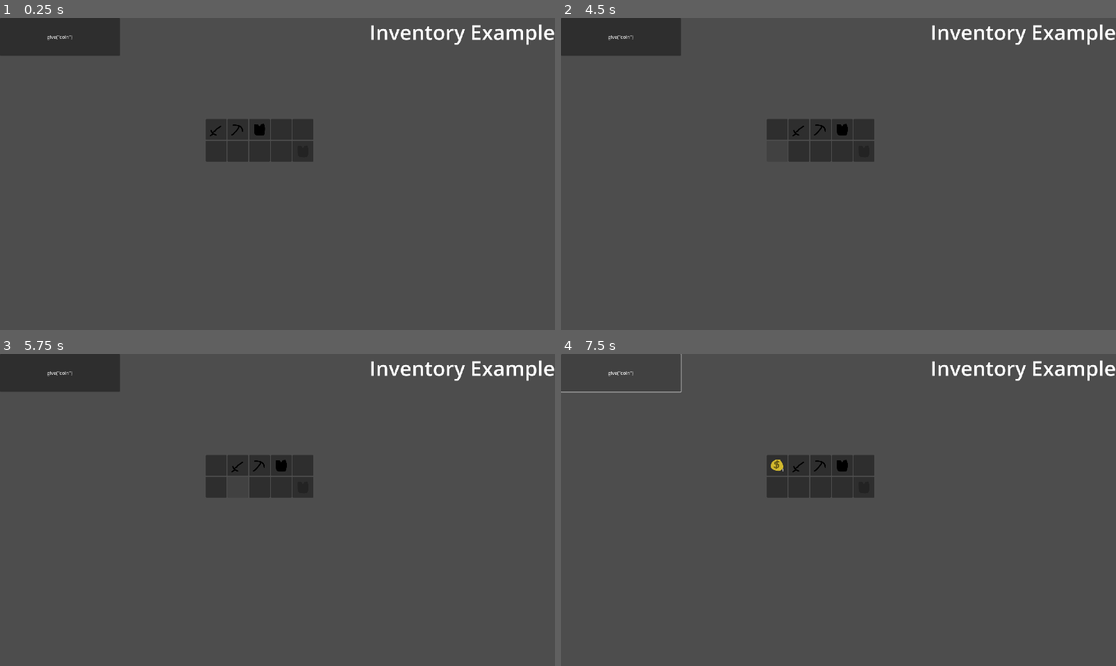
Above: before the commit, frames 1-4 (two rows, left to right).
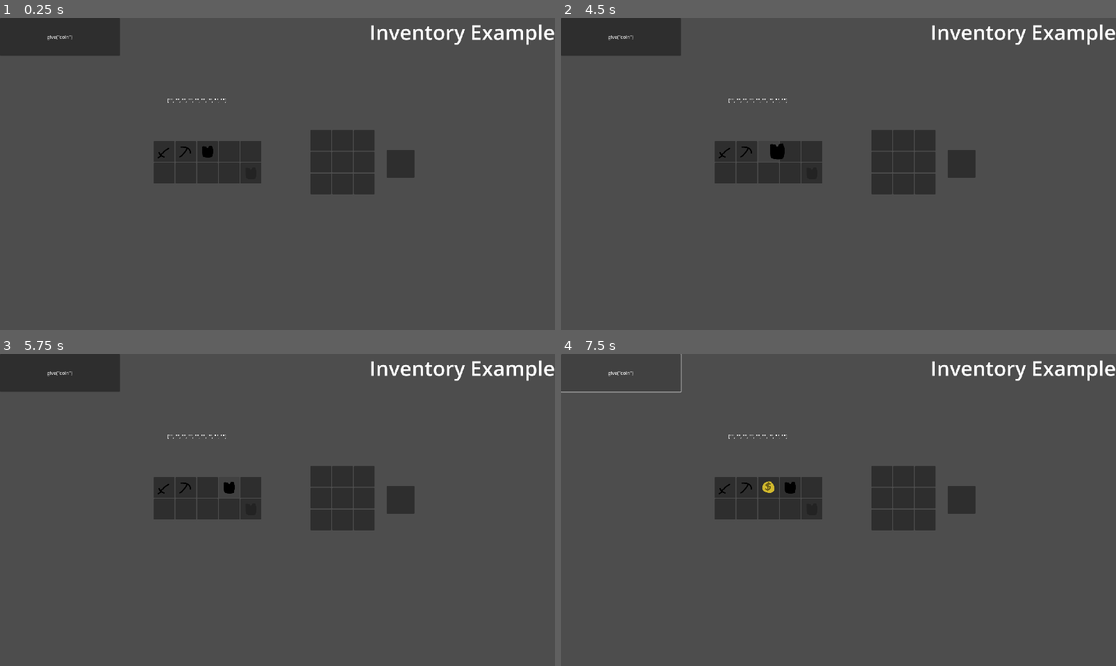
Above: after the commit, the same moments.

Repository: hajstersztyk/Inventory-Example
Game: Godot game, scene res://Test3/inventory.tscn
Two runs of this game, one before a commit and one after it. Both use one fixed random seed, a clock stepped at 60 frames per second and the inputs below.
Inputs (mouse positions are in pixels of both pictures, inside the frame that each line leads up to):
- Up to frame 1 (0.25 s): no input
- Up to frame 2 (4.5 s): click (777, 130) at 0.52 s; click (799, 130) at 1.27 s; click (821, 130) at 2.02 s; click (844, 130) at 2.77 s; click (866, 130) at 3.52 s; click (777, 152) at 4.27 s
- Up to frame 3 (5.75 s): click (238, 488) at 5.02 s
- Up to frame 4 (7.5 s): click (821, 488) at 5.77 s; click (844, 488) at 6.52 s; click "give('coin')" at 7.25 s

The runs differ from the first frame. In frame 1, 6.3% of the frame differs, in the area x 27-75%, y 25-57%; in frame 2, 6.3%; in frame 3, 6.3%; in frame 4, 6.4%.

Commit message:
Add files via upload

Diff:
--- /dev/null
+++ b/InventoryExample/Test3/crafting.gd
@@ -0,0 +1,29 @@
+extends Control
+
+@onready var slots: GridContainer = $CraftingSlots
+@onready var output: Button = $Output
+
+@export var curr_recipe: Array[String]
+
+func _ready() -> void:
+	for i in slots.get_child_count():
+		slots.get_child(i).craft_index = i
+
+func update_recipe(index: int, id: String):
+	curr_recipe[index] = id
+	check()
+	if output:
+		output.update()
+
+func check():
+	for i in List.item:
+		if List.item[i].recipe:
+			if List.item[i].recipe == curr_recipe:
+				output.data = List.item[i]
+				break
+			elif output:
+				output.data = null
+				output.update()
+
+func _physics_process(delta: float) -> void:
+	$Label.text = str(curr_recipe)
--- a/InventoryExample/Test3/inventory.tscn
+++ b/InventoryExample/Test3/inventory.tscn
@@ -1,7 +1,8 @@
-[gd_scene load_steps=4 format=3 uid="uid://fwa2hscibahr"]
+[gd_scene load_steps=5 format=3 uid="uid://fwa2hscibahr"]
 
 [ext_resource type="PackedScene" uid="uid://n6o0yb58tbnx" path="res://Test3/slot.tscn" id="1_3i2wc"]
 [ext_resource type="Script" path="res://Test3/inventory.gd" id="1_imj5t"]
+[ext_resource type="Script" path="res://Test3/crafting.gd" id="3_ug3s1"]
 [ext_resource type="Script" path="res://Test3/mouse_item.gd" id="3_vgexd"]
 
 [node name="Inventory" type="Control"]
@@ -21,10 +22,10 @@
 anchor_top = 0.5
 anchor_right = 0.5
 anchor_bottom = 0.5
-offset_left = -248.0
-offset_top = -190.0
-offset_right = 248.0
-offset_bottom = 6.0
+offset_left = -428.0
+offset_top = -114.0
+offset_right = 68.0
+offset_bottom = 82.0
 grow_horizontal = 2
 grow_vertical = 2
 scale = Vector2(0.75, 0.75)
@@ -71,7 +72,116 @@
 mouse_item = NodePath("../../MouseItem")
 armor = true
 
+[node name="Button" type="Button" parent="."]
+layout_mode = 0
+offset_right = 415.0
+offset_bottom = 131.0
+text = "give(\"coin\")"
+
+[node name="Label" type="Label" parent="."]
+layout_mode = 1
+anchors_preset = 1
+anchor_left = 1.0
+anchor_right = 1.0
+offset_left = -145.0
+offset_bottom = 23.0
+grow_horizontal = 0
+theme_override_font_sizes/font_size = 71
+text = "Inventory Example"
+horizontal_alignment = 2
+
+[node name="Crafting" type="Control" parent="."]
+unique_name_in_owner = true
+layout_mode = 1
+anchors_preset = 15
+anchor_right = 1.0
+anchor_bottom = 1.0
+grow_horizontal = 2
+grow_vertical = 2
+mouse_filter = 2
+script = ExtResource("3_ug3s1")
+curr_recipe = Array[String](["", "", "", "", "", "", "", "", ""])
+
+[node name="CraftingSlots" type="GridContainer" parent="Crafting"]
+unique_name_in_owner = true
+layout_mode = 1
+anchors_preset = 8
+anchor_left = 0.5
+anchor_top = 0.5
+anchor_right = 0.5
+anchor_bottom = 0.5
+offset_left = 114.0
+offset_top = -152.0
+offset_right = 410.0
+offset_bottom = 144.0
+grow_horizontal = 2
+grow_vertical = 2
+scale = Vector2(0.75, 0.75)
+columns = 3
+
+[node name="Slot" parent="Crafting/CraftingSlots" node_paths=PackedStringArray("mouse_item") instance=ExtResource("1_3i2wc")]
+layout_mode = 2
+mouse_item = NodePath("../../../MouseItem")
+crafting_slot = true
+
+[node name="Slot2" parent="Crafting/CraftingSlots" node_paths=PackedStringArray("mouse_item") instance=ExtResource("1_3i2wc")]
+layout_mode = 2
+mouse_item = NodePath("../../../MouseItem")
+crafting_slot = true
+
+[node name="Slot3" parent="Crafting/CraftingSlots" node_paths=PackedStringArray("mouse_item") instance=ExtResource("1_3i2wc")]
+layout_mode = 2
+mouse_item = NodePath("../../../MouseItem")
+crafting_slot = true
+
+[node name="Slot4" parent="Crafting/CraftingSlots" node_paths=PackedStringArray("mouse_item") instance=ExtResource("1_3i2wc")]
+layout_mode = 2
+mouse_item = NodePath("../../../MouseItem")
+crafting_slot = true
+
+[node name="Slot5" parent="Crafting/CraftingSlots" node_paths=PackedStringArray("mouse_item") instance=ExtResource("1_3i2wc")]
+layout_mode = 2
+mouse_item = NodePath("../../../MouseItem")
+crafting_slot = true
+
+[node name="Slot6" parent="Crafting/CraftingSlots" node_paths=PackedStringArray("mouse_item") instance=ExtResource("1_3i2wc")]
+layout_mode = 2
+mouse_item = NodePath("../../../MouseItem")
+crafting_slot = true
+
+[node name="Slot7" parent="Crafting/CraftingSlots" node_paths=PackedStringArray("mouse_item") instance=ExtResource("1_3i2wc")]
+layout_mode = 2
+mouse_item = NodePath("../../../MouseItem")
+crafting_slot = true
+
+[node name="Slot8" parent="Crafting/CraftingSlots" node_paths=PackedStringArray("mouse_item") instance=ExtResource("1_3i2wc")]
+layout_mode = 2
+mouse_item = NodePath("../../../MouseItem")
+crafting_slot = true
+
+[node name="Slot9" parent="Crafting/CraftingSlots" node_paths=PackedStringArray("mouse_item") instance=ExtResource("1_3i2wc")]
+layout_mode = 2
+mouse_item = NodePath("../../../MouseItem")
+crafting_slot = true
+
+[node name="Output" parent="Crafting" node_paths=PackedStringArray("mouse_item") instance=ExtResource("1_3i2wc")]
+layout_mode = 0
+offset_left = 1338.0
+offset_top = 457.0
+offset_right = 1434.0
+offset_bottom = 553.0
+mouse_item = NodePath("../../MouseItem")
+crafting_output = true
+
+[node name="Label" type="Label" parent="Crafting"]
+layout_mode = 0
+offset_left = 579.0
+offset_top = 273.0
+offset_right = 619.0
+offset_bottom = 296.0
+
 [node name="MouseItem" type="TextureRect" parent="."]
+z_index = 90
 custom_minimum_size = Vector2(64, 64)
 layout_mode = 0
 offset_left = 219.0
@@ -91,22 +201,4 @@
 horizontal_alignment = 2
 vertical_alignment = 2
 
-[node name="Button" type="Button" parent="."]
-layout_mode = 0
-offset_right = 415.0
-offset_bottom = 131.0
-text = "give(\"coin\")"
-
-[node name="Label" type="Label" parent="."]
-layout_mode = 1
-anchors_preset = 1
-anchor_left = 1.0
-anchor_right = 1.0
-offset_left = -145.0
-offset_bottom = 23.0
-grow_horizontal = 0
-theme_override_font_sizes/font_size = 71
-text = "Inventory Example"
-horizontal_alignment = 2
-
 [connection signal="pressed" from="Button" to="." method="_on_button_pressed"]
--- a/InventoryExample/Test3/item.gd
+++ b/InventoryExample/Test3/item.gd
@@ -6,3 +6,4 @@
 @export var stackable: bool
 @export var texture: Texture2D
 @export var armor: bool
+@export var recipe: Array[String]
--- a/InventoryExample/Test3/slot.gd
+++ b/InventoryExample/Test3/slot.gd
@@ -5,8 +5,12 @@
 @export var count: int
 @export var mouse_item: Control
 @export var armor: bool
+@export var crafting_output: bool
+@export var crafting_slot: bool
+@export var craft_index: int
 @onready var texture: TextureRect = $TextureRect
 @onready var count_label: Label = $TextureRect/Count
+
 
 func _ready() -> void:
 	update()
@@ -38,70 +42,106 @@
 						count += mouse_item.count
 						mouse_item.count = 0
 		else:
-			if data:
-				if mouse_item.data != null:
-					if mouse_item.data == data:
+			if not crafting_output:
+				if data:
+					if mouse_item.data != null:
+						if mouse_item.data == data:
+							if event.button_index == MOUSE_BUTTON_LEFT:
+								if data.stackable:
+									count += mouse_item.count
+									mouse_item.count = 0
+							if event.button_index == MOUSE_BUTTON_RIGHT:
+								if data.stackable:
+									count += 1
+									mouse_item.count -= 1
+						else:
+							var tempData
+							var tempCount: int
+							tempData = data
+							tempCount = count
+							data = mouse_item.data
+							count = mouse_item.count
+							mouse_item.count = tempCount
+							mouse_item.data = tempData
+					else:
 						if event.button_index == MOUSE_BUTTON_LEFT:
-							if data.stackable:
-								count += mouse_item.count
-								mouse_item.count = 0
-							else:
-								pass
+							mouse_item.data = data
+							mouse_item.count = count
+							count = 0
+							data = null
 						if event.button_index == MOUSE_BUTTON_RIGHT:
-							if data.stackable:
-								count += 1
-								mouse_item.count -= 1
-							else:
-								pass
+							var tempCount: int
+							tempCount = count/2
+							mouse_item.data = data
+							mouse_item.count = tempCount
+							count -= tempCount
+				else:
+					if mouse_item.data != null:
+						if event.button_index == MOUSE_BUTTON_LEFT:
+							data = mouse_item.data
+							count = mouse_item.count
+							mouse_item.count = 0
+							mouse_item.data = null
+						if event.button_index == MOUSE_BUTTON_RIGHT:
+							data = mouse_item.data
+							count += 1
+							mouse_item.count -= 1
+			else:
+				if data:
+					if mouse_item.data != null:
+						if mouse_item.data == data:
+							if event.button_index == MOUSE_BUTTON_LEFT:
+								if data.stackable:
+									mouse_item.count += count
+									data = null
+									count = 0
+									for i in %CraftingSlots.get_child_count():
+										if %CraftingSlots.get_child(i).data:
+											if %CraftingSlots.get_child(i).data.stackable:
+												%CraftingSlots.get_child(i).count -= 1
+											else:
+												%CraftingSlots.get_child(i).data = null
+											%CraftingSlots.get_child(i).update()
 					else:
-						var tempData
-						var tempCount: int
-						tempData = data
-						tempCount = count
-						data = mouse_item.data
-						count = mouse_item.count
-						mouse_item.count = tempCount
-						mouse_item.data = tempData
-				else:
-					if event.button_index == MOUSE_BUTTON_LEFT:
-						mouse_item.data = data
-						mouse_item.count = count
-						count = 0
-						data = null
-					if event.button_index == MOUSE_BUTTON_RIGHT:
-						var tempCount: int
-						tempCount = count/2
-						mouse_item.data = data
-						mouse_item.count = tempCount
-						count -= tempCount
-			else:
-				if mouse_item.data != null:
-					if event.button_index == MOUSE_BUTTON_LEFT:
-						data = mouse_item.data
-						count = mouse_item.count
-						mouse_item.count = 0
-						mouse_item.data = null
-					if event.button_index == MOUSE_BUTTON_RIGHT:
-						data = mouse_item.data
-						count += 1
-						mouse_item.count -= 1
-				else:
-					pass
-	update()
+						if data.stackable:
+							mouse_item.data = data
+							mouse_item.count += count
+							data = null
+							count = 0
+						else:
+							mouse_item.data = data
+							mouse_item.count = 1
+							data = null
+							count = 0
+							for i in %CraftingSlots.get_child_count():
+								if %CraftingSlots.get_child(i).data:
+									if %CraftingSlots.get_child(i).data.stackable:
+										%CraftingSlots.get_child(i).count -= 1
+									else:
+										%CraftingSlots.get_child(i).data = null
+									%CraftingSlots.get_child(i).update()
+		update()
 
 func update():
 	if data:
 		texture.texture = data.texture
 		count_label.text = str(count)
+		tooltip_text = data.name
+		if crafting_slot:
+			get_parent().get_parent().update_recipe(craft_index, data.id)
 		if data.stackable:
 			if count > 1:
 				count_label.visible = true
 			else:
-				count_label.visible = true
+				count_label.visible = false
+			if count <= 0:
+				data = null
+				update()
 		else:
 			count_label.visible = false
-		tooltip_text = data.name
 	else:
 		texture.texture = null
 		count_label.text = ""
 		tooltip_text = ""
+		if crafting_slot:
+			get_parent().get_parent().update_recipe(craft_index, "")
